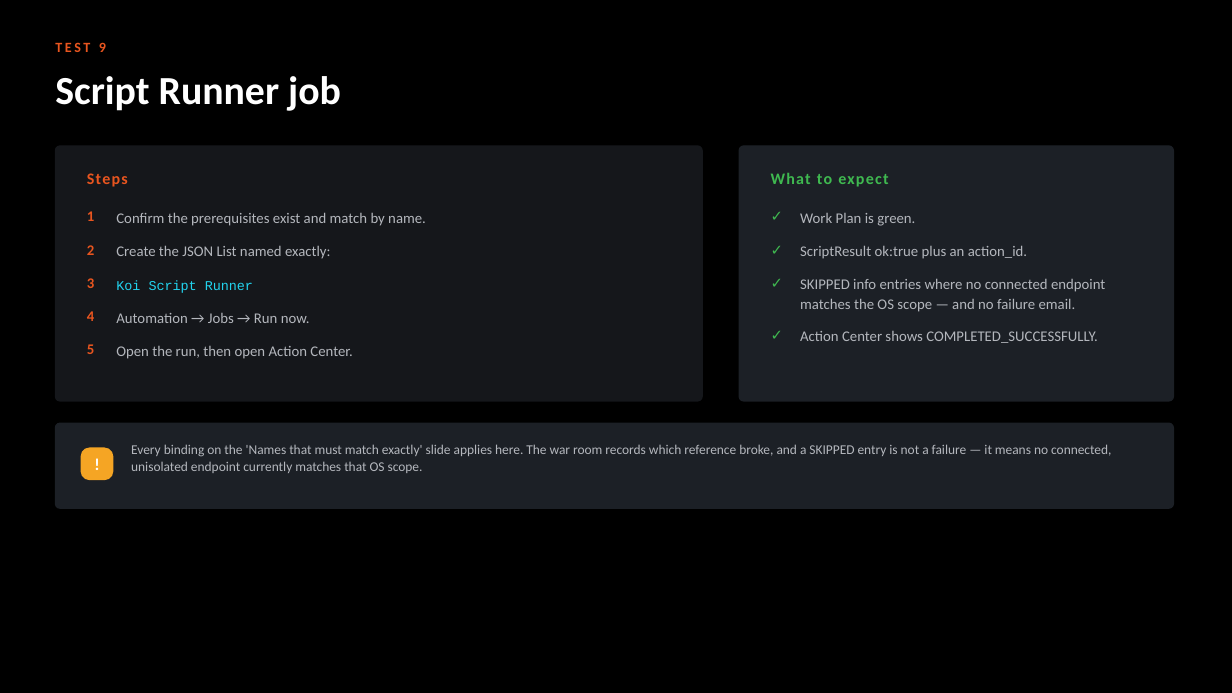
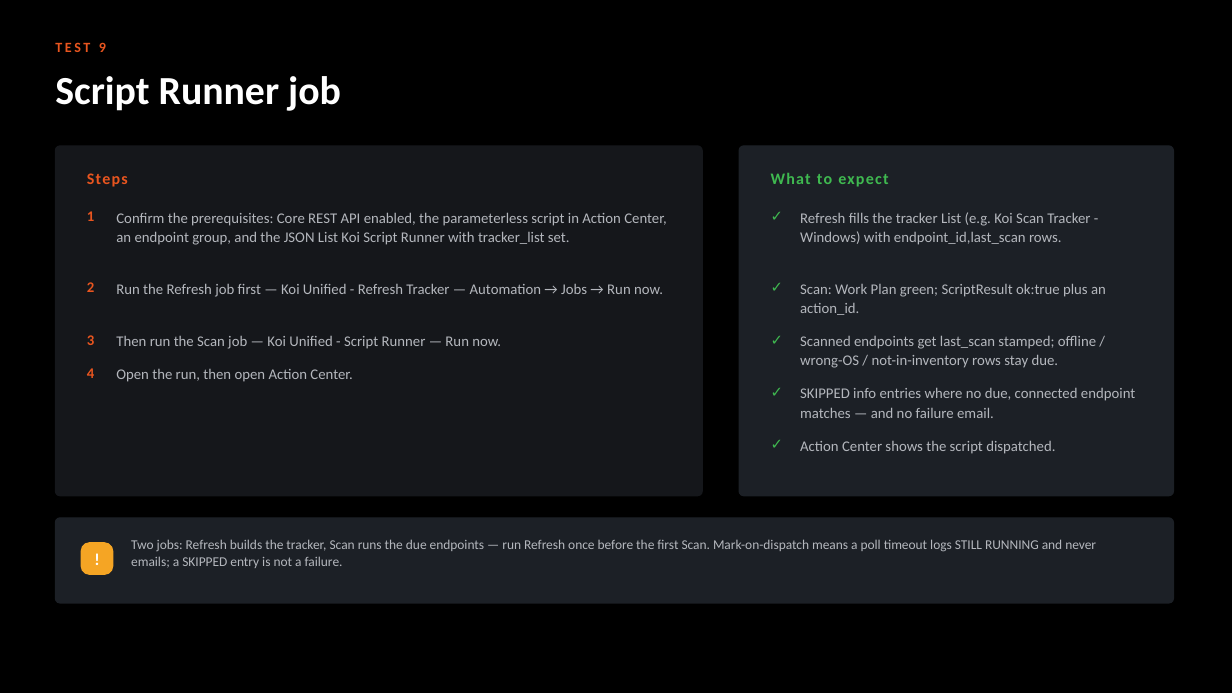
Before and after one commit to ayman-m/koi-xsiam-pack, a slide deck: slide 18 of docs/KOI_Content_Pack_Test_Guide.pptx. Drawn at 1232x693 pixels with LibreOffice and Linux fonts; fonts in the diff are those of the drawing. Boxes give left, top, right and bottom in pixels: in the first picture for what was removed or moved away, otherwise in the second. Text is boxed around its words. In the diff, an @@ line names an element or a change of style, - is before the commit and + after.

```diff
--- a/docs/KOI_Content_Pack_Test_Guide.pptx
+++ b/docs/KOI_Content_Pack_Test_Guide.pptx
@@ rounded rectangle resized from (x1=55, y1=146, x2=702, y2=401) to (x1=55, y1=146, x2=702, y2=496) @@
@@ rounded rectangle at (x1=55, y1=146, x2=702, y2=496): proportions changed @@
@@ rounded rectangle at (x1=739, y1=146, x2=1174, y2=496): proportions changed @@
@@ rounded rectangle resized from (x1=739, y1=146, x2=1174, y2=401) to (x1=739, y1=146, x2=1174, y2=496) @@
@@ text removed at (x1=116, y1=212, x2=426, y2=226) @@
-Confirm the prerequisites exist and match by name.
@@ text added at (x1=116, y1=212, x2=667, y2=245), 11.5 pt, text #B4B7BD @@
+Confirm the prerequisites: Core REST API enabled, the parameterless script in Action Center, an endpoint group, and the JSON List Koi Script Runner with tracker_list set.
@@ text removed at (x1=800, y1=213, x2=915, y2=226) @@
-Work Plan is green.
@@ text added at (x1=800, y1=212, x2=1090, y2=245), 11.5 pt, text #B4B7BD @@
+Refresh fills the tracker List (e.g. Koi Scan Tracker - Windows) with endpoint_id,last_scan rows.
@@ text removed at (x1=116, y1=245, x2=331, y2=258) @@
-Create the JSON List named exactly:
@@ text "2" moved from (x1=87, y1=245, x2=94, y2=255) to (x1=87, y1=282, x2=94, y2=292) @@
@@ text at (x1=116, y1=283, x2=663, y2=297): text changed @@
-Automation → Jobs → Run now.
+Run the Refresh job first — Koi Unified - Refresh Tracker — Automation → Jobs → Run now.
@@ text "✓" moved from (x1=771, y1=274, x2=793, y2=299) to (x1=771, y1=278, x2=793, y2=304) @@
@@ text at (x1=800, y1=284, x2=1106, y2=315): text changed @@
-ScriptResult ok:true plus an action_id.
+Scan: Work Plan green; ScriptResult ok:true plus an action_id.
@@ text "3" moved from (x1=87, y1=278, x2=94, y2=288) to (x1=87, y1=335, x2=94, y2=345) @@
@@ text removed at (x1=87, y1=344, x2=94, y2=354) @@
-5
@@ text at (x1=116, y1=336, x2=501, y2=349): text changed; size 10.5 to 11.5 pt; font Courier New to Calibri; text colour #22D3EE to #B4B7BD @@
-Koi Script Runner
+Then run the Scan job — Koi Unified - Script Runner — Run now.
@@ text "✓" moved from (x1=771, y1=325, x2=793, y2=351) to (x1=771, y1=331, x2=793, y2=357) @@
@@ text added at (x1=800, y1=336, x2=1096, y2=368), 11.5 pt, text #B4B7BD @@
+Scanned endpoints get last_scan stamped; offline / wrong-OS / not-in-inventory rows stay due.
@@ text "4" moved from (x1=87, y1=311, x2=94, y2=321) to (x1=87, y1=368, x2=94, y2=378) @@
@@ text "Open the run, then open ..." moved from (x1=116, y1=346, x2=352, y2=359) to (x1=116, y1=369, x2=352, y2=382) @@
@@ text "✓" moved from (x1=771, y1=240, x2=793, y2=266) to (x1=771, y1=383, x2=793, y2=409) @@
@@ text at (x1=800, y1=388, x2=1135, y2=418): text changed @@
-SKIPPED info entries where no connected endpoint matches the OS scope — and no failure email.
+SKIPPED info entries where no due, connected endpoint matches — and no failure email.
@@ text removed at (x1=131, y1=444, x2=1111, y2=473) @@
-Every binding on the 'Names that must match exactly' slide applies here. The war room records which reference broke, and a SKIPPED entry is not a failure — it means no connected, unisolated endpoint currently matches that OS scope.
@@ text added at (x1=771, y1=435, x2=793, y2=461), 11.5 pt, text #3FB950, bold @@
+✓
@@ text at (x1=800, y1=441, x2=1055, y2=454): text changed @@
-Action Center shows COMPLETED_SUCCESSFULLY.
+Action Center shows the script dispatched.
@@ text added at (x1=131, y1=539, x2=1096, y2=568), 10.5 pt, text #B4B7BD @@
+Two jobs: Refresh builds the tracker, Scan runs the due endpoints — run Refresh once before the first Scan. Mark-on-dispatch means a poll timeout logs STILL RUNNING and never emails; a SKIPPED entry is not a failure.
@@ 2 rounded rectangles, 1 text moved together from (x1=55, y1=423, x2=1174, y2=508) to (x1=55, y1=518, x2=1174, y2=604) @@
```
Also in this commit, not shown: 5 other slides changed, 5 other files.
